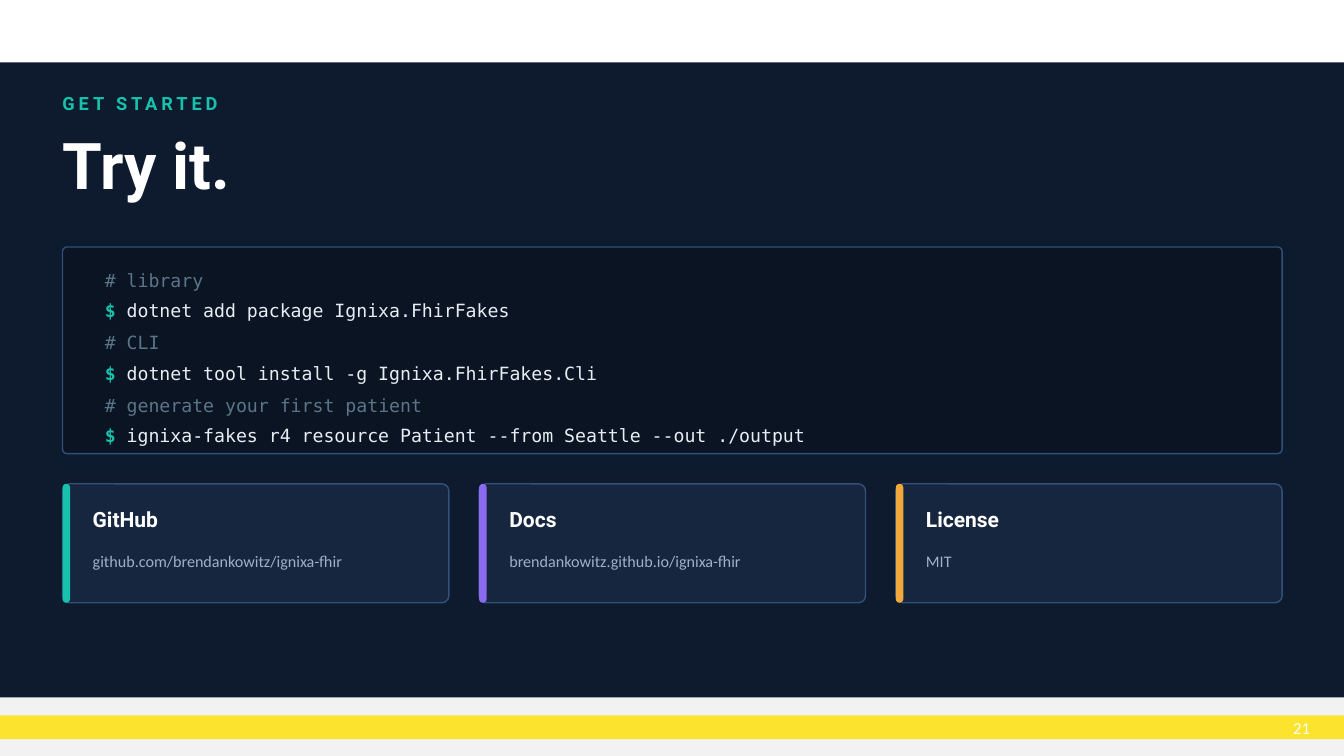
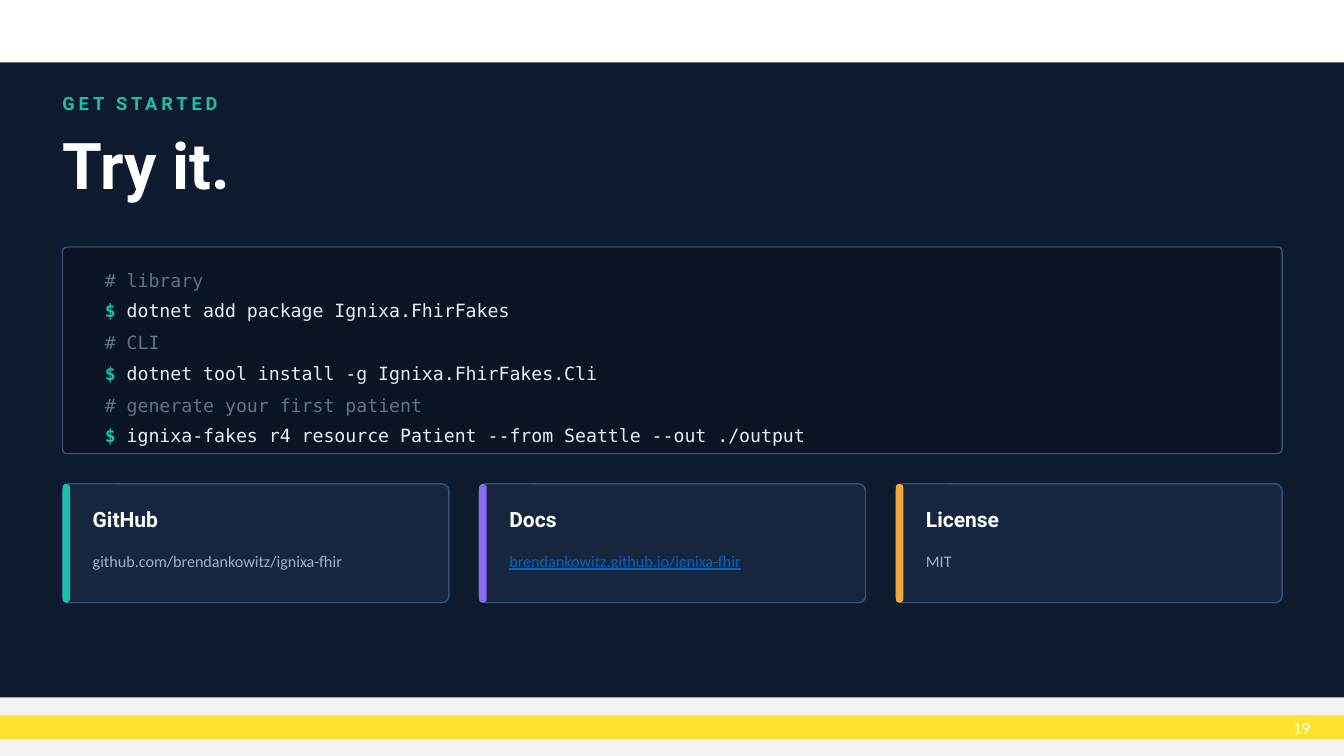
Before and after one commit to brendankowitz/FHIRDevDays2026, a slide deck: slide 20 of talks/talk2-fhir-fakes/DD26_CT_260617_Brendan-Kowitz_FhirFakes-dotNET.pptx (slide 22 before the commit). Drawn at 1344x756 pixels with LibreOffice and Linux fonts; fonts in the diff are those of the drawing; background and template pictures are left out. Boxes give left, top, right and bottom in pixels: in the first picture for what was removed or moved away, otherwise in the second. Text is boxed around its words. In the diff, an @@ line names an element or a change of style, - is before the commit and + after.

```diff
--- a/talks/talk2-fhir-fakes/DD26_CT_260617_Brendan-Kowitz_FhirFakes-dotNET.pptx
+++ b/talks/talk2-fhir-fakes/DD26_CT_260617_Brendan-Kowitz_FhirFakes-dotNET.pptx
@@ text "brendankowitz.github.io/ignixa-fhir" at <box>509,556,740,570</box>: text colour #9DB2C7 to #0563C1, underline on @@
@@ page number at <box>1293,723,1310,734</box>: text changed @@
-21
+19
```
Also in this commit, not shown: 4 other slides changed, 2 slides removed, 1 other file.
